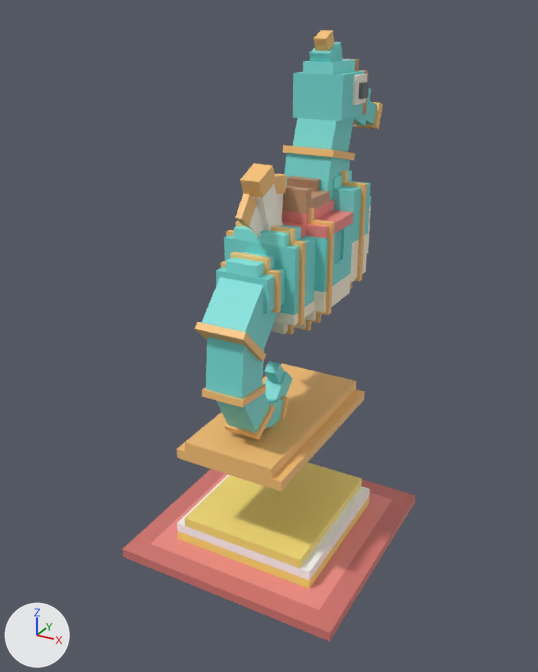
An edit to the glTF model art/creatures/Seahorse/tiers/game/T3/SeahorseTrainer3.glb, drawn before and after from the same camera.
The view is the same before and after, from a 50 mm lens placed at (12.2, -24.9, 10.5), pointed at (-0.8, -1.1, -1.4). Arrows for +X, +Y and +Z are at lower left; the lights stay in place. The picture after the commit comes second. Where no turn or scale is listed for an object, it has been applied to the vertices.

Names of what the first picture shows: 'Body', 'Fin', 'Head', 'Plate', 'Stand', 'T1', 'T2', 'T3' and 3 more.
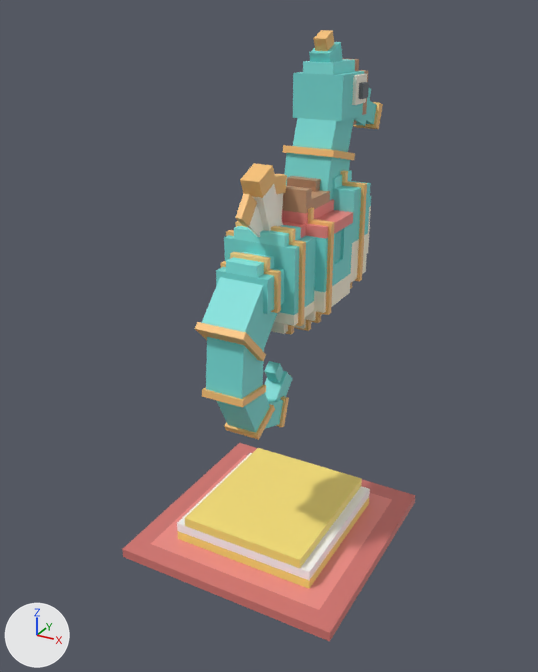
Where the change shows, as pixel boxes (x1, y1, x2, y2) in the pictures (538 x 672 px):
'Plate', deleted (orange): before (177, 363, 365, 491)

Edits to the bpy script that builds the scene:
```text
Remove ob_plate:
    ob_plate = bpy.data.objects.new('Plate', me_plate)
    ob_plate.location = (0.0, -1.93, -4.9)
```
